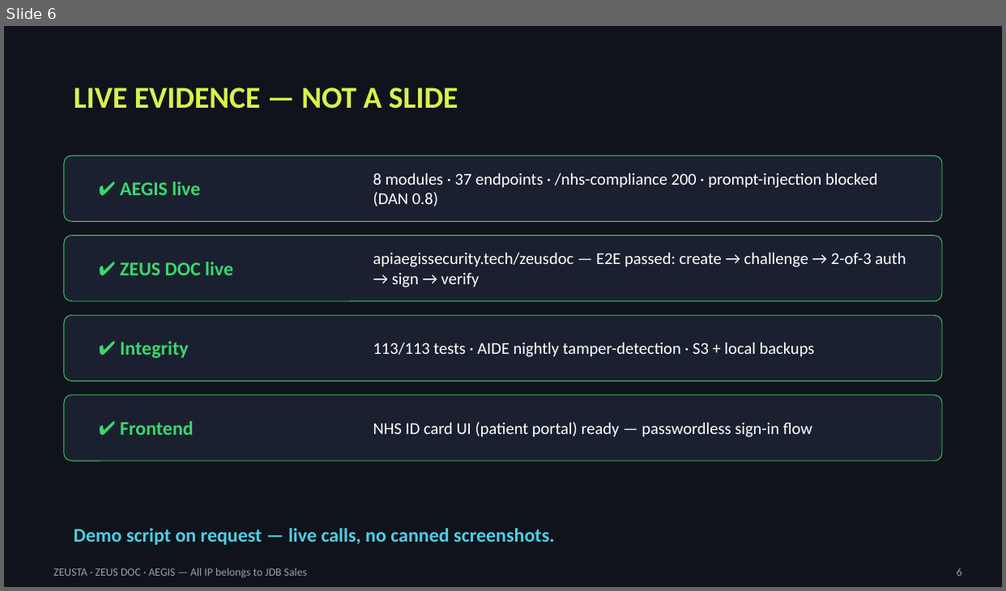
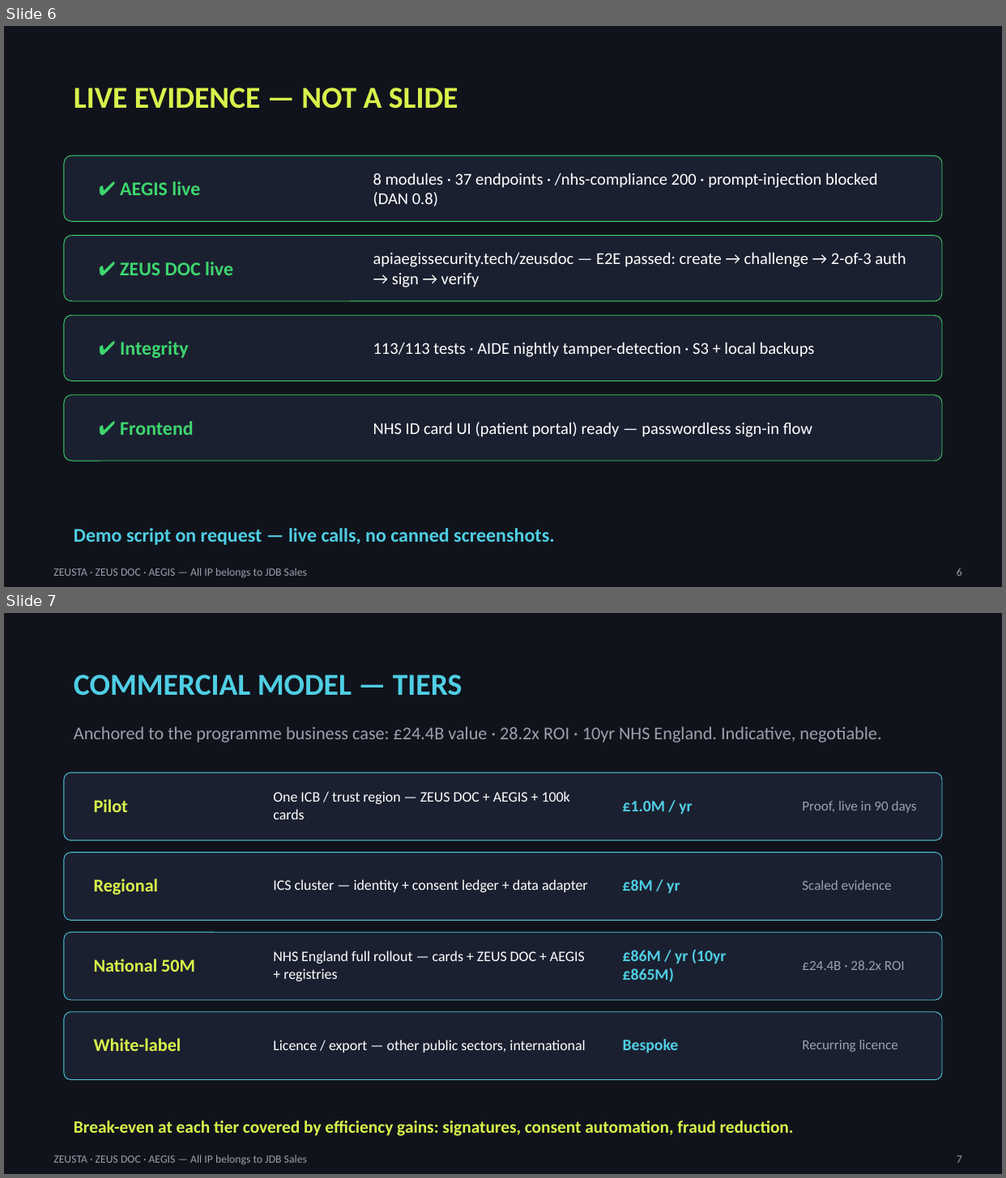
Before and after one commit to jdbsale3-lang/-aegis-Private, a slide deck: docs/security/zeus-doc/docs/NHS-Bid-Pitch-Deck-ZEUSTA.pptx. Shown one above the other, each under a label of ours: slide 6 before the commit, slides 6 and 7 after it. The pictures are 1006x591 and 1006x1178 pixels, drawn with LibreOffice and Linux fonts; fonts in the diff are those of the drawing. Boxes give left, top, right and bottom in pixels: in the first picture for what was removed or moved away, otherwise in the second. Text is boxed around its words. In the diff, an @@ line names an element or a change of style, - is before the commit and + after.

Commit message:
docs: e-Estonia edge analysis + pricing tiers + one-page exec summary + deck v2 [skip ci]

```diff
--- a/docs/security/zeus-doc/docs/NHS-Bid-Pitch-Deck-ZEUSTA.pptx
+++ b/docs/security/zeus-doc/docs/NHS-Bid-Pitch-Deck-ZEUSTA.pptx
@@ slide 7 added at [4,613,1002,1174], background #10131B @@
@@ text added at [74,675,462,696], 22 pt, text #4FCEE4, bold @@
+COMMERCIAL MODEL — TIERS
@@ text added at [74,726,881,743], 13 pt, text #9AA0AC @@
+Anchored to the programme business case: £24.4B value · 28.2x ROI · 10yr NHS England. Indicative, negotiable.
@@ rounded rectangle added at [64,773,942,841], fill #1B2030, outline #4FCEE4 0.5 pt @@
@@ text added at [94,799,128,812], 13 pt, text #D9F24B, bold @@
+Pilot
@@ text added at [273,791,570,820], 10.5 pt, text #FFFFFF @@
+One ICB / trust region — ZEUS DOC + AEGIS + 100k cards
@@ text added at [623,801,692,814], 11.5 pt, text #4FCEE4, bold @@
+£1.0M / yr
@@ text added at [802,801,917,813], 10 pt, text #9AA0AC @@
+Proof, live in 90 days
@@ rounded rectangle added at [64,853,942,920], fill #1B2030, outline #4FCEE4 0.5 pt @@
@@ text added at [94,879,159,895], 13 pt, text #D9F24B, bold @@
+Regional
@@ text added at [273,879,588,892], 10.5 pt, text #FFFFFF @@
+ICS cluster — identity + consent ledger + data adapter
@@ text added at [623,879,680,893], 11.5 pt, text #4FCEE4, bold @@
+£8M / yr
@@ text added at [802,880,892,890], 10 pt, text #9AA0AC @@
+Scaled evidence
@@ rounded rectangle added at [64,932,942,1000], fill #1B2030, outline #4FCEE4 0.5 pt @@
@@ text added at [273,951,585,982], 10.5 pt, text #FFFFFF @@
+NHS England full rollout — cards + ZEUS DOC + AEGIS + registries
@@ text added at [623,949,726,982], 11.5 pt, text #4FCEE4, bold @@
+£86M / yr (10yr £865M)
@@ text added at [94,959,195,972], 13 pt, text #D9F24B, bold @@
+National 50M
@@ text added at [802,960,905,970], 10 pt, text #9AA0AC @@
+£24.4B · 28.2x ROI
@@ rounded rectangle added at [64,1012,942,1080], fill #1B2030, outline #4FCEE4 0.5 pt @@
@@ text added at [94,1038,181,1051], 13 pt, text #D9F24B, bold @@
+White-label
@@ text added at [273,1040,585,1053], 10.5 pt, text #FFFFFF @@
+Licence / export — other public sectors, international
@@ text added at [623,1039,679,1053], 11.5 pt, text #4FCEE4, bold @@
+Bespoke
@@ text added at [802,1040,898,1052], 10 pt, text #9AA0AC @@
+Recurring licence
@@ text added at [74,1121,794,1136], 12.5 pt, text #D9F24B, bold @@
+Break-even at each tier covered by efficiency gains: signatures, consent automation, fraud reduction.
@@ text added at [53,1155,307,1165], 8 pt, text #9AA0AC @@
+ZEUSTA · ZEUS DOC · AEGIS — All IP belongs to JDB Sales
@@ text added at [957,1156,962,1163], 8 pt, text #9AA0AC @@
+7
```
Also in this commit, not shown: 1 slide changed, 6 other files.
